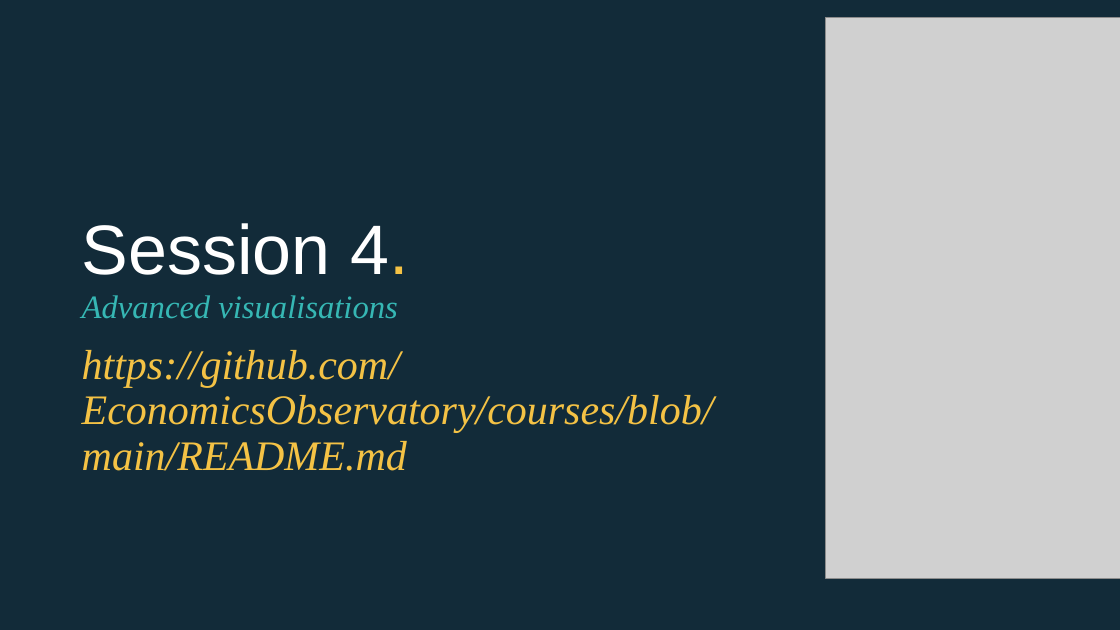
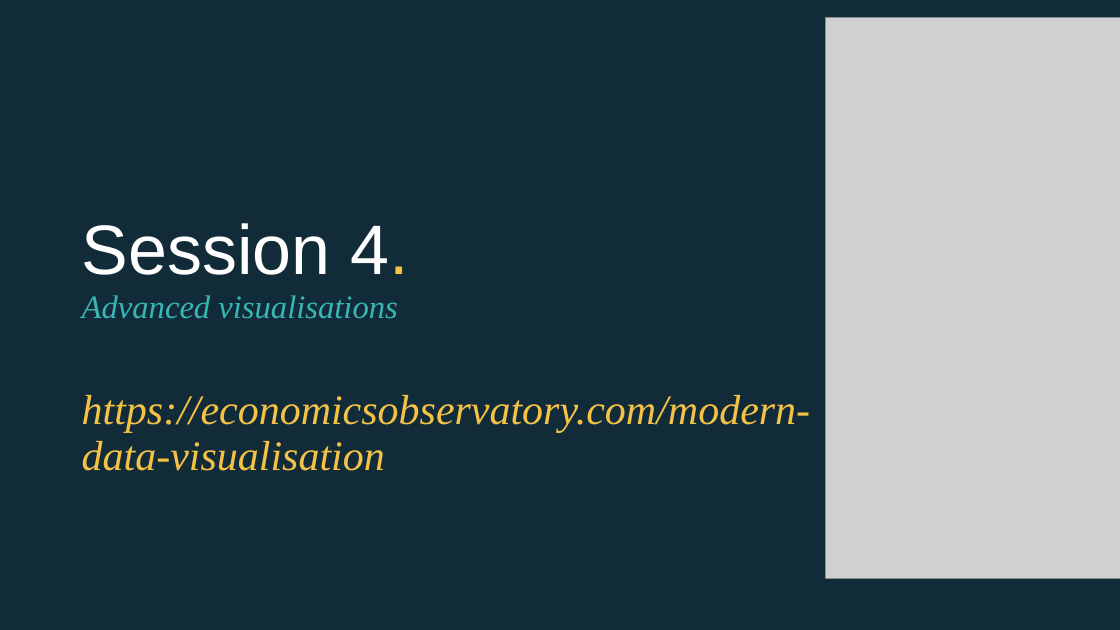
Before and after one commit to EconomicsObservatory/courses, a slide deck: slide 21 of 4/s4_Advanced_visualisations.pptx. Drawn at 1120x630 pixels with LibreOffice and Linux fonts; fonts in the diff are those of the drawing; grey boxes stand for pictures. Boxes give left, top, right and bottom in pixels: in the first picture for what was removed or moved away, otherwise in the second. Text is boxed around its words. In the diff, an @@ line names an element or a change of style, - is before the commit and + after.

```diff
--- a/4/s4_Advanced_visualisations.pptx
+++ b/4/s4_Advanced_visualisations.pptx
@@ text at (82,395,810,471): text changed @@
-https://github.com/EconomicsObservatory/courses/blob/main/README.md
+https://economicsobservatory.com/modern-data-visualisation
```
Also in this commit, not shown: 9 other files.
